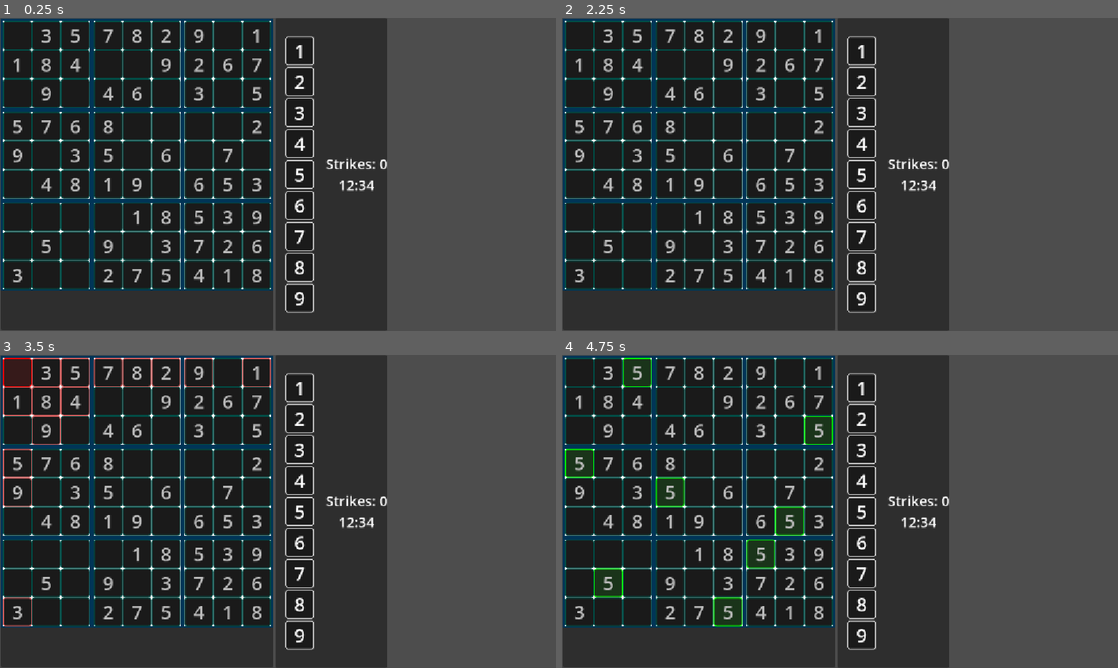
Above: before the commit, frames 1-4 (two rows, left to right).
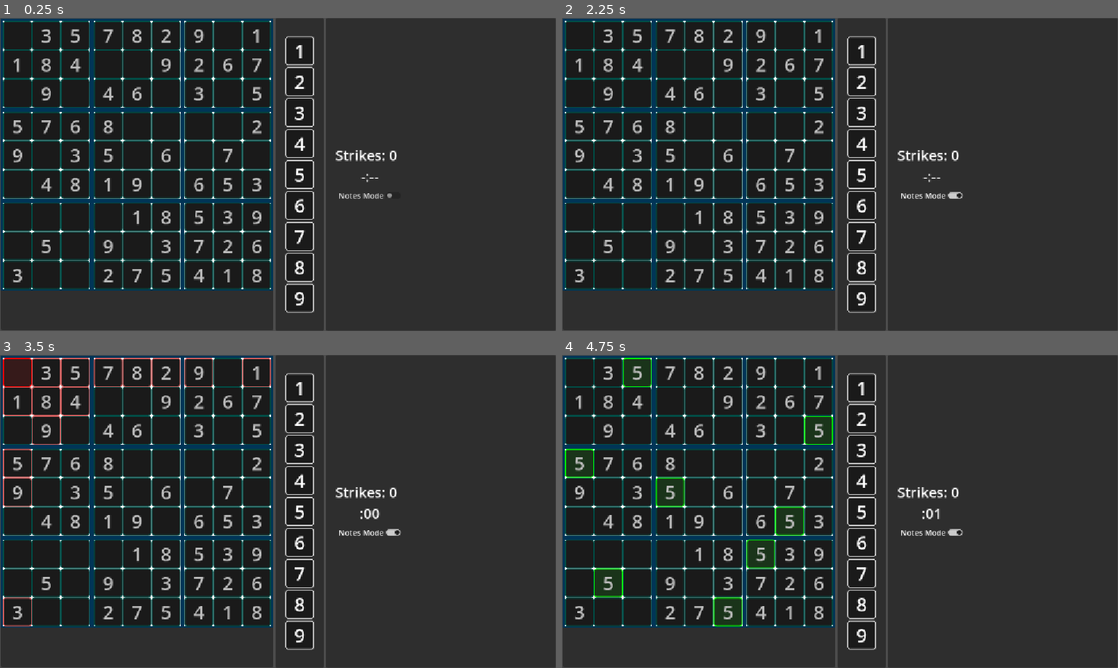
Above: after the commit, the same moments.

Repository: ignacio-w/sudoku
Game: Godot game, scene res://scenes/game.tscn
Two runs of this game, one before a commit and one after it. Both use one fixed random seed, a clock stepped at 60 frames per second and the inputs below.
Inputs (mouse positions are in pixels of both pictures, inside the frame that each line leads up to):
- Up to frame 1 (0.25 s): no input
- Up to frame 2 (2.25 s): click (928, 196) at 0.5 s, where only the run after the commit has a clickable "Notes Mode"; click (928, 196) at 1.25 s, where only the run after the commit has a clickable "Notes Mode"; click (928, 196) at 2 s, where only the run after the commit has a clickable "Notes Mode"
- Up to frame 3 (3.5 s): tap Enter at 2.75 s; move the mouse to (16, 373) at 2.77 s; click (16, 373) at 2.92 s; tap Space (ui_select) at 3.02 s
- Up to frame 4 (4.75 s): tap Space (ui_select) at 3.5, 3.77 s; move the mouse to (606, 373) at 3.52 s; click (606, 373) at 3.67 s; move the mouse to (639, 373) at 4.27 s; click (639, 373) at 4.42 s

The runs differ from the first frame. In frame 1, 31% of the frame differs, in the area x 58-100%, y 0-100%; in frame 2, 31%; in frame 3, 31%; in frame 4, 31%.

Commit message:
Added Stopwatch
Game time is now tracked with a stopwatch and ends when the puzzle has been solved.

Diff:
--- a/scenes/game.gd
+++ b/scenes/game.gd
@@ -25,6 +25,8 @@
 	# Check if the player has won
 	if game.player_board == game.solution_board:
 		print("Board complete! Ending game...")
+		game_ui.stopwatch.stop()
+		await get_tree().create_timer(3).timeout
 		get_tree().quit()
 	pass
 
--- a/scenes/ui/gameui.gd
+++ b/scenes/ui/gameui.gd
@@ -3,7 +3,10 @@
 @onready var board: MarginContainer = %Board
 @onready var number_selector: GridContainer = %NumberSelector
 @onready var strike_label: Label = %Strikes
+@onready var stopwatch: Stopwatch = %Stopwatch
+
 const NUMBER_BUTTON = preload("uid://lvsotrxoqrq6")
+var notes_mode: bool
 
 signal num_input_requested(cell: Cell, num: int)
 
@@ -30,6 +33,7 @@
 		num_button.number_button_clicked.connect(_on_num_button_clicked)
 
 	board.create_visual_board(board_array)
+	stopwatch.start(3)
 
 
 ## Sets the strike counter to the parameter.
@@ -75,3 +79,7 @@
 			if num_count == 9:
 				number_selector.get_children()[cell_changed.value - 1].set_inactive()
 				return
+
+
+func _on_notes_toggle_toggled(toggled_on: bool) -> void:
+	pass # Replace with function body.
--- a/scenes/ui/gameui.tscn
+++ b/scenes/ui/gameui.tscn
@@ -3,6 +3,7 @@
 [ext_resource type="Script" uid="uid://cf4bp5esfka7i" path="res://scenes/ui/gameui.gd" id="1_gnl4o"]
 [ext_resource type="PackedScene" uid="uid://doo5b7jm7x3y8" path="res://scenes/ui/board.tscn" id="1_jscc3"]
 [ext_resource type="PackedScene" uid="uid://lvsotrxoqrq6" path="res://scenes/ui/number_button.tscn" id="3_nqx3d"]
+[ext_resource type="Script" uid="uid://dgeuyifnufd8f" path="res://scenes/ui/stopwatch.gd" id="4_bmdha"]
 
 [node name="GameUI" type="CanvasLayer" unique_id=217149648]
 script = ExtResource("1_gnl4o")
@@ -33,69 +34,85 @@
 [node name="SelectorPanelContainer" type="PanelContainer" parent="MarginContainer/HBoxContainer" unique_id=1549296339]
 layout_mode = 2
 
-[node name="HBoxContainer" type="HBoxContainer" parent="MarginContainer/HBoxContainer/SelectorPanelContainer" unique_id=1852151977]
-layout_mode = 2
-
-[node name="MarginContainer" type="MarginContainer" parent="MarginContainer/HBoxContainer/SelectorPanelContainer/HBoxContainer" unique_id=1830331976]
+[node name="MarginContainer" type="MarginContainer" parent="MarginContainer/HBoxContainer/SelectorPanelContainer" unique_id=1830331976]
 layout_mode = 2
 theme_override_constants/margin_left = 20
 theme_override_constants/margin_right = 20
 
-[node name="NumberSelector" type="GridContainer" parent="MarginContainer/HBoxContainer/SelectorPanelContainer/HBoxContainer/MarginContainer" unique_id=1908143308]
+[node name="NumberSelector" type="GridContainer" parent="MarginContainer/HBoxContainer/SelectorPanelContainer/MarginContainer" unique_id=1908143308]
 unique_name_in_owner = true
 layout_mode = 2
 size_flags_horizontal = 4
 size_flags_vertical = 4
 
-[node name="NumberButton" parent="MarginContainer/HBoxContainer/SelectorPanelContainer/HBoxContainer/MarginContainer/NumberSelector" unique_id=7488472 instance=ExtResource("3_nqx3d")]
+[node name="NumberButton" parent="MarginContainer/HBoxContainer/SelectorPanelContainer/MarginContainer/NumberSelector" unique_id=7488472 instance=ExtResource("3_nqx3d")]
 layout_mode = 2
 
-[node name="NumberButton2" parent="MarginContainer/HBoxContainer/SelectorPanelContainer/HBoxContainer/MarginContainer/NumberSelector" unique_id=1655204838 instance=ExtResource("3_nqx3d")]
+[node name="NumberButton2" parent="MarginContainer/HBoxContainer/SelectorPanelContainer/MarginContainer/NumberSelector" unique_id=1655204838 instance=ExtResource("3_nqx3d")]
 layout_mode = 2
 
-[node name="NumberButton3" parent="MarginContainer/HBoxContainer/SelectorPanelContainer/HBoxContainer/MarginContainer/NumberSelector" unique_id=1457734819 instance=ExtResource("3_nqx3d")]
+[node name="NumberButton3" parent="MarginContainer/HBoxContainer/SelectorPanelContainer/MarginContainer/NumberSelector" unique_id=1457734819 instance=ExtResource("3_nqx3d")]
 layout_mode = 2
 
-[node name="NumberButton4" parent="MarginContainer/HBoxContainer/SelectorPanelContainer/HBoxContainer/MarginContainer/NumberSelector" unique_id=1546039430 instance=ExtResource("3_nqx3d")]
+[node name="NumberButton4" parent="MarginContainer/HBoxContainer/SelectorPanelContainer/MarginContainer/NumberSelector" unique_id=1546039430 instance=ExtResource("3_nqx3d")]
 layout_mode = 2
 
-[node name="NumberButton5" parent="MarginContainer/HBoxContainer/SelectorPanelContainer/HBoxContainer/MarginContainer/NumberSelector" unique_id=1473690151 instance=ExtResource("3_nqx3d")]
+[node name="NumberButton5" parent="MarginContainer/HBoxContainer/SelectorPanelContainer/MarginContainer/NumberSelector" unique_id=1473690151 instance=ExtResource("3_nqx3d")]
 layout_mode = 2
 
-[node name="NumberButton6" parent="MarginContainer/HBoxContainer/SelectorPanelContainer/HBoxContainer/MarginContainer/NumberSelector" unique_id=453907866 instance=ExtResource("3_nqx3d")]
+[node name="NumberButton6" parent="MarginContainer/HBoxContainer/SelectorPanelContainer/MarginContainer/NumberSelector" unique_id=453907866 instance=ExtResource("3_nqx3d")]
 layout_mode = 2
 
-[node name="NumberButton7" parent="MarginContainer/HBoxContainer/SelectorPanelContainer/HBoxContainer/MarginContainer/NumberSelector" unique_id=1982038624 instance=ExtResource("3_nqx3d")]
+[node name="NumberButton7" parent="MarginContainer/HBoxContainer/SelectorPanelContainer/MarginContainer/NumberSelector" unique_id=1982038624 instance=ExtResource("3_nqx3d")]
 layout_mode = 2
 
-[node name="NumberButton8" parent="MarginContainer/HBoxContainer/SelectorPanelContainer/HBoxContainer/MarginContainer/NumberSelector" unique_id=1125424251 instance=ExtResource("3_nqx3d")]
+[node name="NumberButton8" parent="MarginContainer/HBoxContainer/SelectorPanelContainer/MarginContainer/NumberSelector" unique_id=1125424251 instance=ExtResource("3_nqx3d")]
 layout_mode = 2
 
-[node name="NumberButton9" parent="MarginContainer/HBoxContainer/SelectorPanelContainer/HBoxContainer/MarginContainer/NumberSelector" unique_id=1201367247 instance=ExtResource("3_nqx3d")]
+[node name="NumberButton9" parent="MarginContainer/HBoxContainer/SelectorPanelContainer/MarginContainer/NumberSelector" unique_id=1201367247 instance=ExtResource("3_nqx3d")]
 layout_mode = 2
 
-[node name="VBoxContainer" type="VBoxContainer" parent="MarginContainer/HBoxContainer/SelectorPanelContainer/HBoxContainer" unique_id=2041483287]
+[node name="ExtraPanelContainer" type="PanelContainer" parent="MarginContainer/HBoxContainer" unique_id=228835721]
+layout_mode = 2
+size_flags_horizontal = 3
+
+[node name="MarginContainer" type="MarginContainer" parent="MarginContainer/HBoxContainer/ExtraPanelContainer" unique_id=434323482]
+layout_mode = 2
+theme_override_constants/margin_left = 20
+theme_override_constants/margin_right = 20
+
+[node name="HBoxContainer" type="HBoxContainer" parent="MarginContainer/HBoxContainer/ExtraPanelContainer/MarginContainer" unique_id=1852151977]
+layout_mode = 2
+
+[node name="VBoxContainer" type="VBoxContainer" parent="MarginContainer/HBoxContainer/ExtraPanelContainer/MarginContainer/HBoxContainer" unique_id=2041483287]
 layout_mode = 2
 alignment = 1
 
-[node name="Strikes" type="Label" parent="MarginContainer/HBoxContainer/SelectorPanelContainer/HBoxContainer/VBoxContainer" unique_id=2121059670]
+[node name="Strikes" type="Label" parent="MarginContainer/HBoxContainer/ExtraPanelContainer/MarginContainer/HBoxContainer/VBoxContainer" unique_id=2121059670]
 unique_name_in_owner = true
 layout_mode = 2
 size_flags_horizontal = 3
 theme_override_font_sizes/font_size = 29
 text = "Strikes: 0"
 
-[node name="Time" type="Label" parent="MarginContainer/HBoxContainer/SelectorPanelContainer/HBoxContainer/VBoxContainer" unique_id=1956447886]
+[node name="Stopwatch" type="Label" parent="MarginContainer/HBoxContainer/ExtraPanelContainer/MarginContainer/HBoxContainer/VBoxContainer" unique_id=1956447886]
+unique_name_in_owner = true
 layout_mode = 2
 size_flags_horizontal = 3
+theme_override_colors/font_color = Color(1, 1, 1, 1)
 theme_override_font_sizes/font_size = 29
-text = "12:34"
+text = "-:--"
 horizontal_alignment = 1
+script = ExtResource("4_bmdha")
 
-[node name="PanelContainer2" type="PanelContainer" parent="MarginContainer/HBoxContainer" unique_id=228835721]
+[node name="NotesToggle" type="CheckButton" parent="MarginContainer/HBoxContainer/ExtraPanelContainer/MarginContainer/HBoxContainer/VBoxContainer" unique_id=139291243]
+layout_mode = 2
+text = "Notes Mode"
+
+[node name="Label" type="Label" parent="MarginContainer/HBoxContainer/ExtraPanelContainer/MarginContainer/HBoxContainer" unique_id=1834291366]
 visible = false
 layout_mode = 2
+text = "Number selection, timer,
+notes, stats, settings, etc."
 
-[node name="Label" type="Label" parent="MarginContainer/HBoxContainer/PanelContainer2" unique_id=1834291366]
-layout_mode = 2
-text = "Number selection, timer, notes, stats, settings, etc."
+[connection signal="toggled" from="MarginContainer/HBoxContainer/ExtraPanelContainer/MarginContainer/HBoxContainer/VBoxContainer/NotesToggle" to="." method="_on_notes_toggle_toggled"]
--- a/scenes/ui/number_button.gd
+++ b/scenes/ui/number_button.gd
@@ -6,6 +6,7 @@
 
 var value: int
 var is_enabled: bool # Purely cosmetic, doesn't change functionality
+var is_note_button: bool
 var styleboxes: Dictionary[String, StyleBoxFlat]
 
 signal number_button_clicked(num: NumberButton)
@@ -13,10 +14,14 @@
 
 func _ready() -> void:
 	is_enabled = true
-	styleboxes["default"] = get_theme_stylebox("panel")
-	var stylebox: StyleBoxFlat = get_theme_stylebox("panel").duplicate(true)
+	is_note_button = false
+	var stylebox: StyleBoxFlat = StyleBoxFlat.new()
+	stylebox.bg_color = Color("1a1a1a")
+	stylebox.set_border_width_all(2)
+	stylebox.set_corner_radius_all(5)
+	styleboxes["default"] = stylebox.duplicate(true)
 	stylebox.bg_color = Color("303030")
-	styleboxes["clicked"] = stylebox
+	styleboxes["clicked"] = stylebox.duplicate(true)
 
 
 ## Sets the number that this button should represent
@@ -66,10 +71,12 @@
 
 ## Changes stylebox on mouse hover.
 func _on_mouse_entered() -> void:
-	remove_theme_stylebox_override("panel")
-	add_theme_stylebox_override("panel", styleboxes["clicked"])
+	if not is_note_button:
+		remove_theme_stylebox_override("panel")
+		add_theme_stylebox_override("panel", styleboxes["clicked"])
 
 ## Changes stylebox on mouse exit.
 func _on_mouse_exited() -> void:
-	remove_theme_stylebox_override("panel")
-	add_theme_stylebox_override("panel", styleboxes["default"])
+	if not is_note_button:
+		remove_theme_stylebox_override("panel")
+		add_theme_stylebox_override("panel", styleboxes["default"])
--- /dev/null
+++ b/scenes/ui/stopwatch.gd
@@ -0,0 +1,57 @@
+class_name Stopwatch extends Label
+
+var time_elapsed: float
+var paused: bool
+
+# Called when the node enters the scene tree for the first time.
+func _ready() -> void:
+	paused = true
+	text = "-:--"
+
+
+# Called every frame. 'delta' is the elapsed time since the previous frame.
+func _process(delta: float) -> void:
+	if not paused:
+		text = _format_time()
+		time_elapsed += delta
+
+
+func _format_time() -> String:
+	var hours := floori(time_elapsed / 60 / 60)
+	var minutes := floori(time_elapsed / 60) % 60
+	var seconds := floori(time_elapsed) % 60
+	var formatted_time: String
+	if hours < 1:
+		if minutes < 1:
+			formatted_time = ":%02d" % seconds
+		else:
+			formatted_time = "%2d:%02d" % [minutes, seconds]
+	else:
+		formatted_time = "%2d:%02d:%02d" % [hours, minutes, seconds]
+
+	return formatted_time
+
+## Reset the stop watch to zero. Stops and sets the stopwatch to exactly zero
+## seconds. To start the stopwatch, use start()
+func reset() -> void:
+	time_elapsed = 0
+	paused = true
+	text = "-:--"
+	add_theme_color_override("font_color", Color("ffffff"))
+
+
+## Start the stop watch with an optional delay. This will continue the stopwatch
+## from its current time. Use stop() to pause or reset() to set the time
+## to zero.
+func start(delay: float = 0) -> void:
+	paused = true
+	await get_tree().create_timer(delay).timeout
+	paused = false
+	add_theme_color_override("font_color", Color("ffffff"))
+
+
+## Stops or pauses the stopwatch. Use start() to resume the timer or reset() to
+## set it to zero.
+func stop() -> void:
+	paused = true
+	add_theme_color_override("font_color", Color("b8ae42ff"))
Not shown, added: scenes/ui/stopwatch.gd.uid
